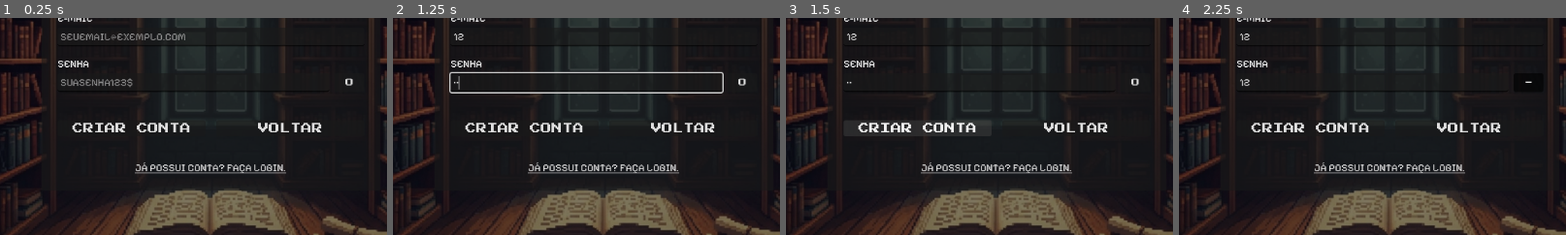
Above: before the commit, frames 1-4 (left to right).
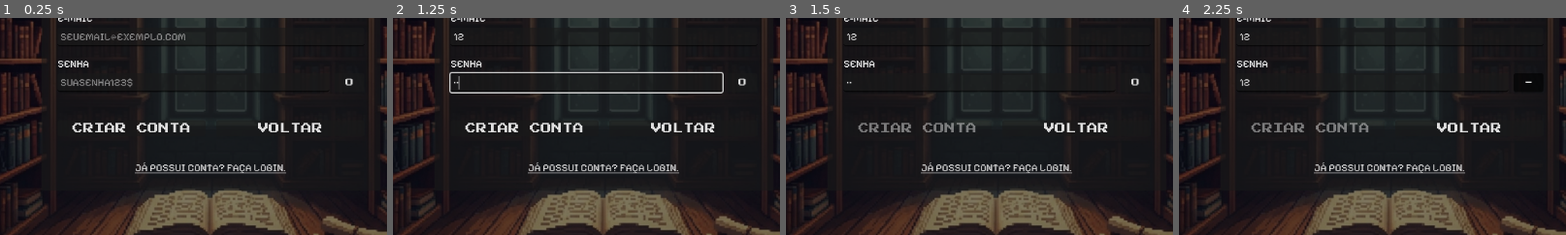
Above: after the commit, the same moments.

Repository: vortexufc/synthesis
Game: Godot game, scene res://scenes/ui/cadastro.tscn
Same seed, same stepped clock (60 frames per second), same inputs: the game is played once before the commit and once after it. This scene is started directly instead of the project's main scene.
Inputs (mouse positions are % of the whole screen's width and height, from its top left):
- Up to frame 1 (0.25 s): no input
- Up to frame 2 (1.25 s): click (50, 36) at 0.52 s; type "Alex" at 0.6 s; click (50, 47) at 0.75 s; type "12" at 0.83 s; click (48, 57) at 0.98 s; type "12" at 1.07 s
- Up to frame 3 (1.5 s): click "CRIAR CONTA" at 1.25 s
- Up to frame 4 (2.25 s): click "O" at 2 s
The pictures show only the part of the screen within x 23-73%, y 43-92%; the shares and areas given below are measured in that part.

Frames 1-2 are identical in both runs. In frame 3, 0.8% of the frame differs, in the area x 18-50%, y 48-53%; in frame 4, 0.7%.

Commit message:
feat: integrando cadastro e login com auth supabase
adicionei as funcoes de cadastrar_usuario e fazer_login no DatabaseManager e conectei os sinais de sucesso nas telas de UI para retornar o token de sessao válido

Diff:
--- a/scripts/autoload/DatabaseManager.gd
+++ b/scripts/autoload/DatabaseManager.gd
@@ -6,6 +6,10 @@
 
 # sinal pra avisar outras partes do jogo q a resposta chegou
 signal dados_recebidos(dados: Array)
+
+# sinais para a tela de login e cadastro
+signal auth_sucesso(token: String)
+signal auth_erro(mensagem: String)
 
 # no q cuida das requisições
 var http_request: HTTPRequest
@@ -17,7 +21,6 @@
 	http_request.request_completed.connect(_on_request_completed)
 
 	print("banco carregado!")
-	puxar_alunos()
 
 # funcao pra montar o header e mandar o get/post...
 # endpoint tipo: "/rest/v1/alunos"
@@ -45,20 +48,58 @@
 
 # quando o supabase responde cai aqui
 func _on_request_completed(result: int, response_code: int, headers: PackedStringArray, body: PackedByteArray) -> void:
+	var body_text = body.get_string_from_utf8()
+	var json: JSON = JSON.new()
+	var erro_json = json.parse(body_text)
+
+	if erro_json != OK:
+		push_error("erro no parse do json: " + body_text)
+		return
+
+	var dados = json.data
+
 	if response_code >= 200 and response_code < 300:
-		# deu bom
-		var json: JSON = JSON.new()
-		var error = json.parse(body.get_string_from_utf8())
+		# sucesso (pode ser auth ou GET)
+		if typeof(dados) == TYPE_DICTIONARY and dados.has("access_token"):
+			print("usuario logou com sucesso!")
+			auth_sucesso.emit(dados["access_token"])
+		elif typeof(dados) == TYPE_DICTIONARY and dados.has("user"):
+			print("usuario cadastrado com sucesso!")
+			# o auth do supabase envia um "user" no signup
+			auth_sucesso.emit("cadastrado_ok")
+		else:
+			print("dados gerais chegaram.")
+			dados_recebidos.emit(dados)
+	else:
+		# qndo da erro (senha errada, etc)
+		var msg_erro = "Erro da API"
+		if typeof(dados) == TYPE_DICTIONARY:
+			if dados.has("error_description"):
+				msg_erro = dados["error_description"]
+			elif dados.has("msg"):
+				msg_erro = dados["msg"]
+		push_error("erro http: " + str(response_code) + " | " + msg_erro)
+		auth_erro.emit(msg_erro)
 
-		if error == OK:
-			print("resposta do banco chegou: ", json.data)
-			# avisa o jogo q os dados chegaram mandando o array do supabase
-			dados_recebidos.emit(json.data)
-		else:
-			push_error("erro no parse do json")
-	else:
-		# qndo da erro 400+
-		push_error("erro http: " + str(response_code) + " | " + body.get_string_from_utf8())
+# --- FUNCOES DA TASK 3 (AUTH) ---
+
+func cadastrar_usuario(email: String, senha: String) -> void:
+	print("tentando cadastrar: ", email)
+	var data = {
+		"email": email,
+		"password": senha
+	}
+	# endpoint do supabase pra criar conta
+	make_request("/auth/v1/signup", HTTPClient.METHOD_POST, data)
+
+func fazer_login(email: String, senha: String) -> void:
+	print("tentando logar: ", email)
+	var data = {
+		"email": email,
+		"password": senha
+	}
+	# endpoint do supabase pra pegar o token de login
+	make_request("/auth/v1/token?grant_type=password", HTTPClient.METHOD_POST, data)
 
 # --- FUNCOES DA TASK 2 ---
 
--- a/scripts/ui/cadastro.gd
+++ b/scripts/ui/cadastro.gd
@@ -13,6 +13,10 @@
 	btn_back.pressed.connect(_on_btn_back_pressed)
 	link_login.pressed.connect(_on_link_login_pressed)
 	btn_show_password.toggled.connect(_on_btn_show_password_toggled)
+
+	# Escutando as respostas do banco
+	DatabaseManager.auth_sucesso.connect(_on_auth_sucesso)
+	DatabaseManager.auth_erro.connect(_on_auth_erro)
 
 func _on_btn_show_password_toggled(button_pressed: bool) -> void:
 	password_input.secret = !button_pressed
@@ -33,7 +37,19 @@
 		return
 
 	print("Tentando criar conta para: ", player_name, " / ", email)
-	# Integrar com backend de autenticação
+
+	btn_create.disabled = true
+	# Chama o banco!
+	DatabaseManager.cadastrar_usuario(email, password)
+
+func _on_auth_sucesso(token: String) -> void:
+	print("Conta criada com sucesso!")
+	# Após criar a conta, joga o aluno pra tela de Login pra ele validar
+	get_tree().change_scene_to_file("res://scenes/ui/login.tscn")
+
+func _on_auth_erro(mensagem: String) -> void:
+	print("Erro ao criar conta: ", mensagem)
+	btn_create.disabled = false
 
 func _on_btn_back_pressed() -> void:
 	print("Voltar pressionado. Mudando de cena...")
--- a/scripts/ui/login.gd
+++ b/scripts/ui/login.gd
@@ -12,6 +12,10 @@
 	btn_back.pressed.connect(_on_btn_back_pressed)
 	link_register.pressed.connect(_on_link_register_pressed)
 	btn_show_password.toggled.connect(_on_btn_show_password_toggled)
+
+	# Escutando as respostas do banco
+	DatabaseManager.auth_sucesso.connect(_on_auth_sucesso)
+	DatabaseManager.auth_erro.connect(_on_auth_erro)
 
 func _on_btn_show_password_toggled(button_pressed: bool) -> void:
 	password_input.secret = !button_pressed
@@ -30,7 +34,20 @@
 		return
 
 	print("Tentando fazer login para: ", email)
-	# Integrar com backend de autenticação
+
+	btn_login.disabled = true
+	# Chama o banco!
+	DatabaseManager.fazer_login(email, password)
+
+func _on_auth_sucesso(token: String) -> void:
+	print("Logado com sucesso! Token Recebido: ", token)
+	# salvar o token em alguma variavel pra lembrar depois se quiser
+	# e vai pro jogo
+	# get_tree().change_scene_to_file("res://scenes/levels/andar_1.tscn")
+
+func _on_auth_erro(mensagem: String) -> void:
+	print("Erro ao fazer login: ", mensagem)
+	btn_login.disabled = false
 
 func _on_btn_back_pressed() -> void:
 	print("Voltar pressionado. Mudando de cena...")
